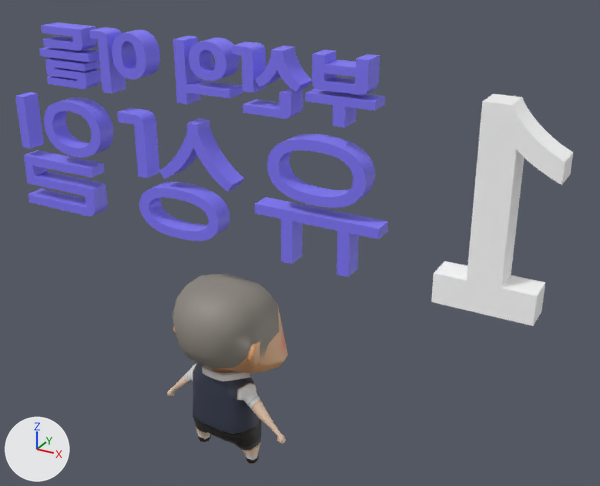
The glTF model my-model.glb: old version first, new version second.
The view is the same before and after, from a 50 mm camera at (1.096, -1.576, 1.47) aimed at (0.175, 0.1, 0.632). Arrows for +X, +Y and +Z are at lower left; the lights stay in place. The picture after the commit comes second. Where no turn or scale is listed for an object, it has been applied to the vertices.

In view in the first picture: 'TextPlus001', 'TextPlus002', 'cH_body_00', 'ch_head_00'.
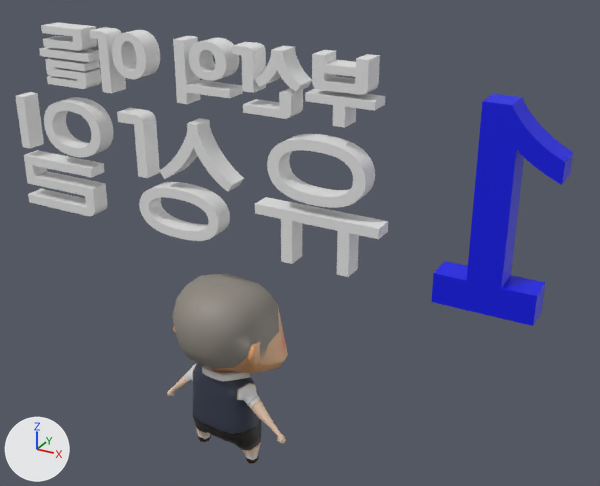
Boxes [x1, y1, x2, y2] around the edits, measured in the pictures (600 x 486 px):
'TextPlus002', recoloured (blue to white)
    both: [15, 22, 388, 277]
'TextPlus001', recoloured (white to blue)
    both: [431, 94, 573, 326]

Patch to the scene script:
```diff
--- a/my-model.glb.py
+++ b/my-model.glb.py
@@ mat_매테리얼_002 @@
+mat_매테리얼_002 = principled_material('매테리얼.002')
+mat_매테리얼_002.base_color = (0.8, 0.8, 0.8)  # white #e7e7e7
@@ mat_매테리얼_001 @@
+mat_매테리얼_001 = principled_material('매테리얼.001')
+mat_매테리얼_001.base_color = (0.0, 0.00373, 0.8)  # blue #000ce7
@@ me_textplus001 @@
 me_textplus001.from_pydata(...)  # 70 vertices, 136 faces; spans x 0.578..0.823, y -0.036..0.036, z -0.229..0.229
-me_textplus001.materials.append(mat_name1_material)  # white #ffffff
+me_textplus001.materials.append(mat_매테리얼_001)  # blue #000ce7
@@ me_textplus002 @@
 me_textplus002.from_pydata(...)  # 1464 vertices, 2872 faces; spans x -1.078..0.0, y 0.0..0.055, z -0.029..0.48
-me_textplus002.materials.append(mat_매테리얼)  # blue #827aff
+me_textplus002.materials.append(mat_매테리얼_002)  # white #e7e7e7
```
